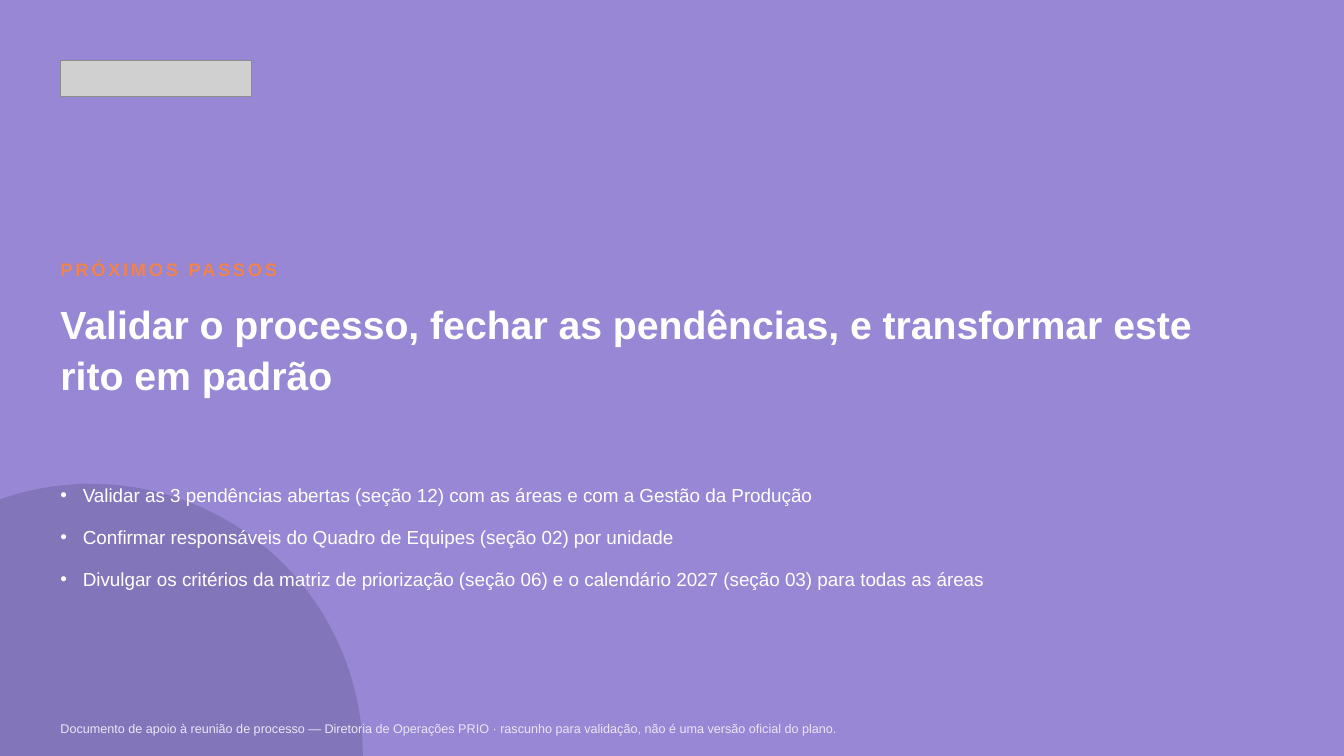
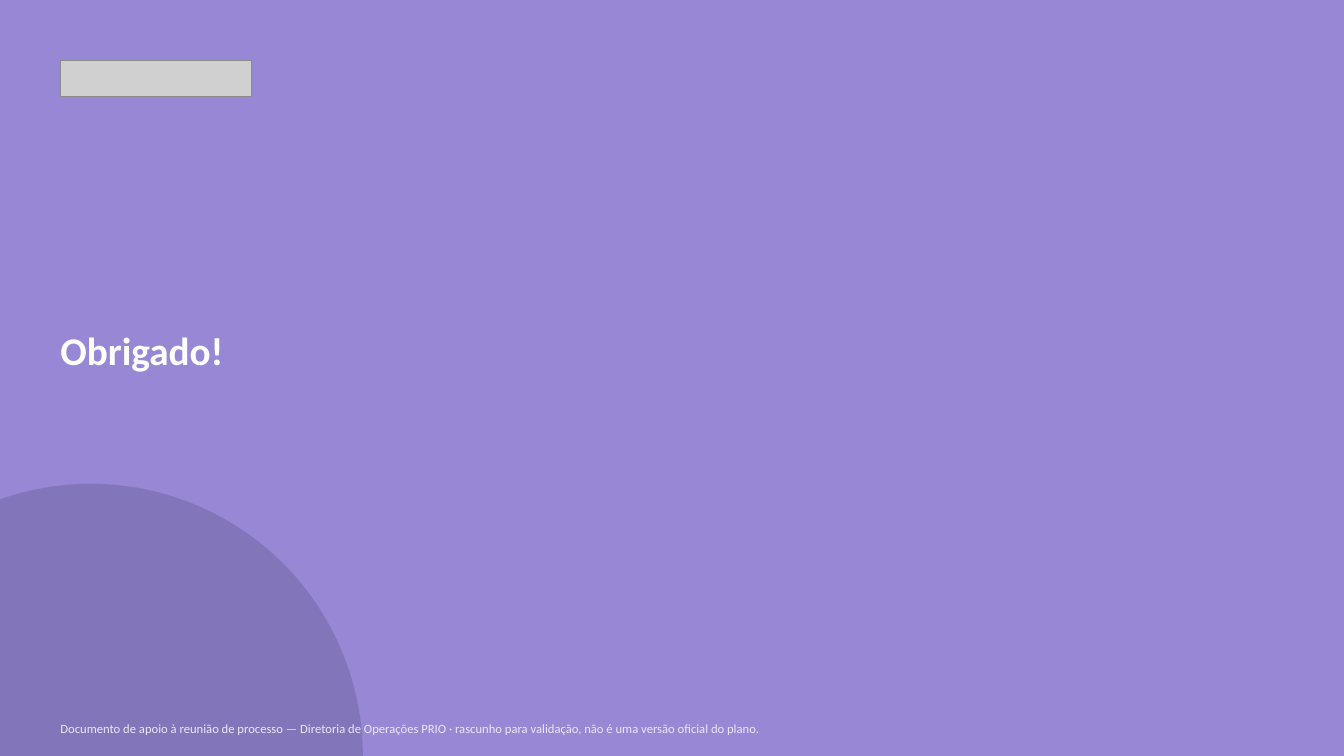
Before and after one commit to LucasRibaas/Planejamento, a slide deck: slide 23 of Planejamento_Integrado_Operacoes_Topside.pptx (slide 26 before the commit). Drawn at 1344x756 pixels with LibreOffice and Linux fonts; fonts in the diff are those of the drawing; grey boxes stand for pictures. Boxes give left, top, right and bottom in pixels: in the first picture for what was removed or moved away, otherwise in the second. Text is boxed around its words. In the diff, an @@ line names an element or a change of style, - is before the commit and + after.

```diff
--- a/Planejamento_Integrado_Operacoes_Topside.pptx
+++ b/Planejamento_Integrado_Operacoes_Topside.pptx
@@ text removed at box(60, 252, 968, 287) @@
-PRÓXIMOS PASSOS
@@ text at box(60, 337, 223, 372): text changed; font Arial to Calibri @@
-Validar o processo, fechar as pendências, e transformar este rito em padrão
+Obrigado!
@@ text removed at box(83, 488, 984, 590) @@
-• Validar as 3 pendências abertas (seção 12) com as áreas e com a Gestão da Produção
-• Confirmar responsáveis do Quadro de Equipes (seção 02) por unidade
-• Divulgar os critérios da matriz de priorização (seção 06) e o calendário 2027 (seção 03) para todas as áreas
@@ text "Documento de apoio à reunião ..." at box(60, 724, 759, 735): font Arial to Calibri @@
```
Also in this commit, not shown: 17 other slides changed, 5 slides added, 8 slides removed, 1 other file.
